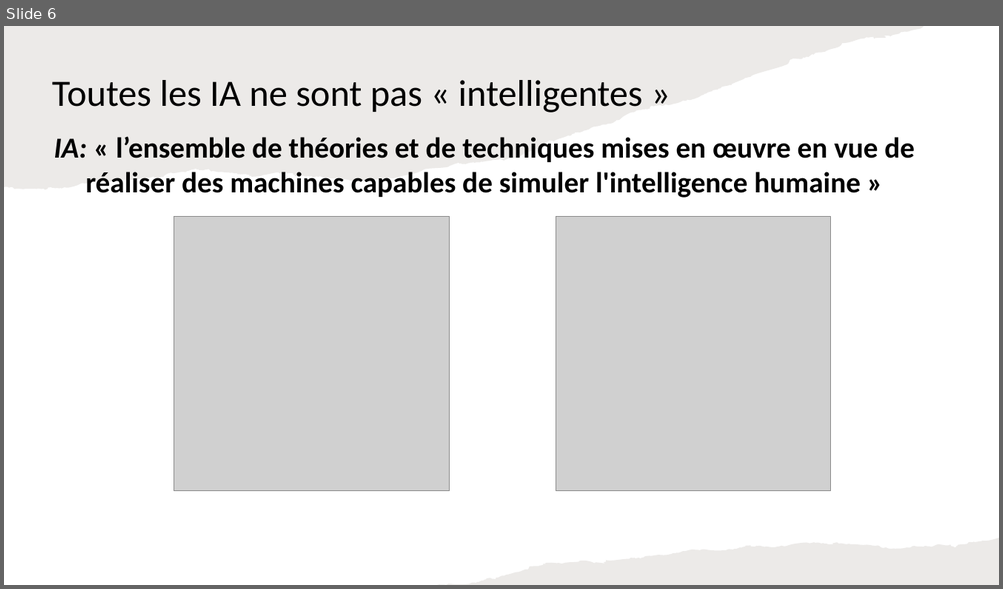
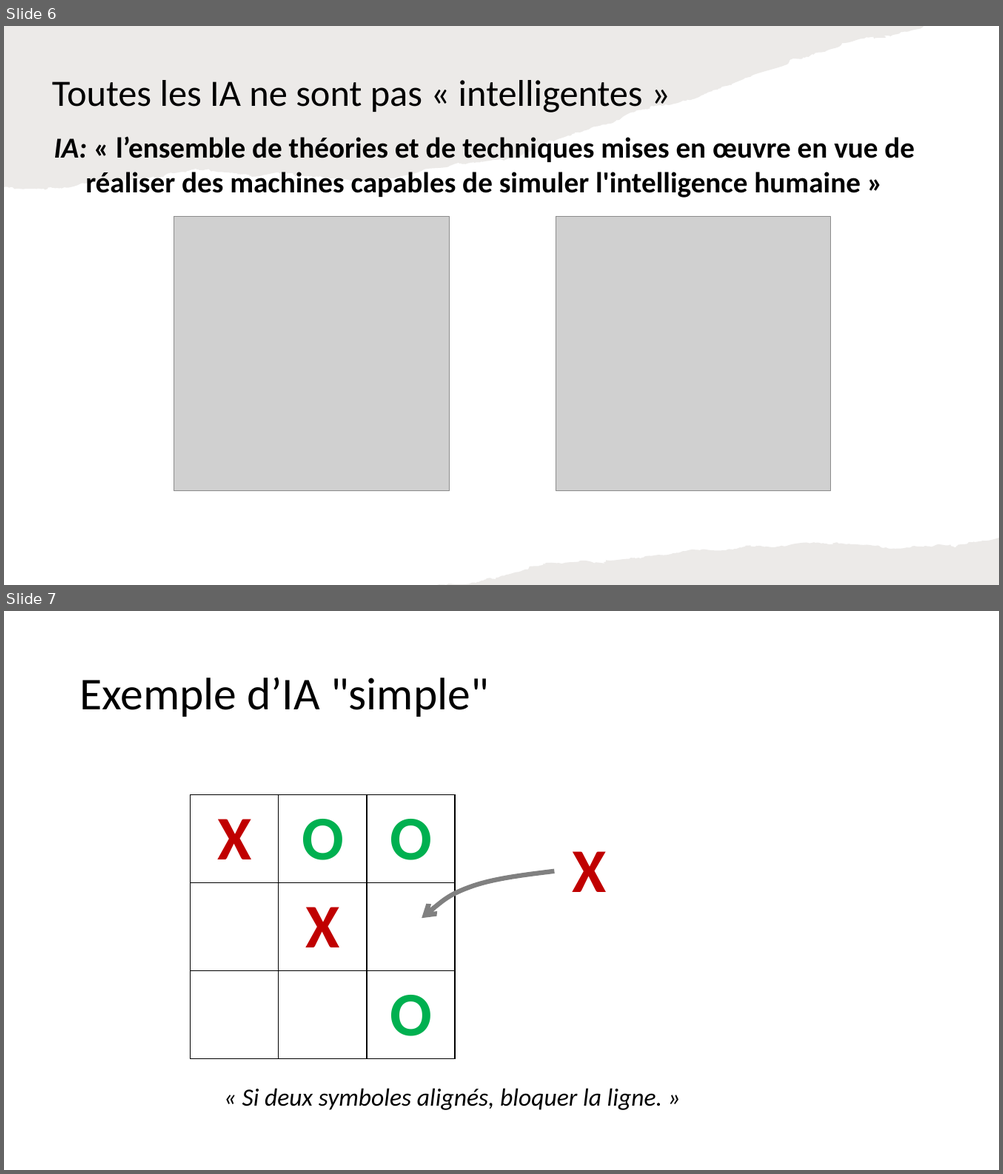
Before and after one commit to pauldubois98/AI-MythsReality, a slide deck: slides.pptx. Shown one above the other, each under a label of ours: slide 6 before the commit, slides 6 and 7 after it. The pictures are 1003x589 and 1003x1174 pixels, drawn with LibreOffice and Linux fonts; fonts in the diff are those of the drawing; grey boxes stand for pictures. Boxes give left, top, right and bottom in pixels: in the first picture for what was removed or moved away, otherwise in the second. Text is boxed around its words. In the diff, an @@ line names an element or a change of style, - is before the commit and + after.

Commit message:
added example of "simple" ai

```diff
--- a/slides.pptx
+++ b/slides.pptx
@@ slide 7 added at [4, 611, 999, 1170], background #FFFFFF @@
@@ title added at [79, 678, 489, 717], 44 pt, text #000000 @@
+Exemple d’IA "simple"
@@ table added at [190, 795, 455, 1059], 3 rows, 3 columns @@
+X | O | O
+ | X | 
+ |  | O
@@ text added at [572, 851, 606, 892], 60 pt, text #C00000, bold @@
+X
@@ freeform shape added at [422, 871, 555, 918], outline #808080 4.5 pt @@
@@ text added at [242, 1088, 662, 1111], 24 pt, text #000000, italic @@
+« Si deux symboles alignés, bloquer la ligne. »
```
